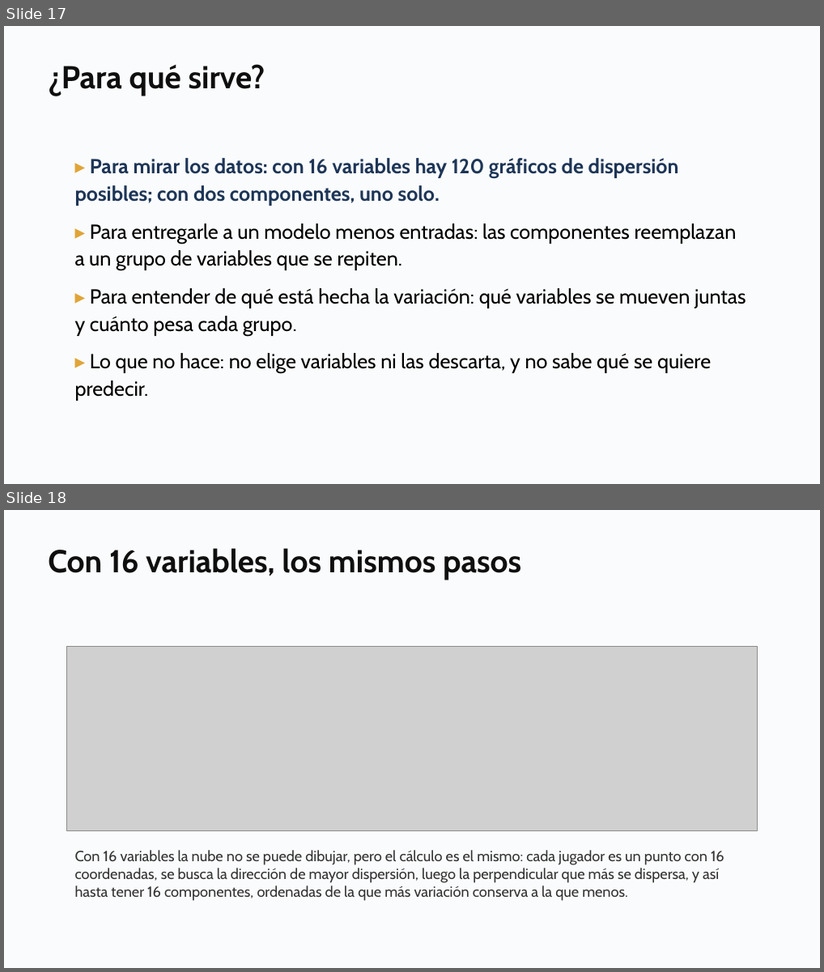
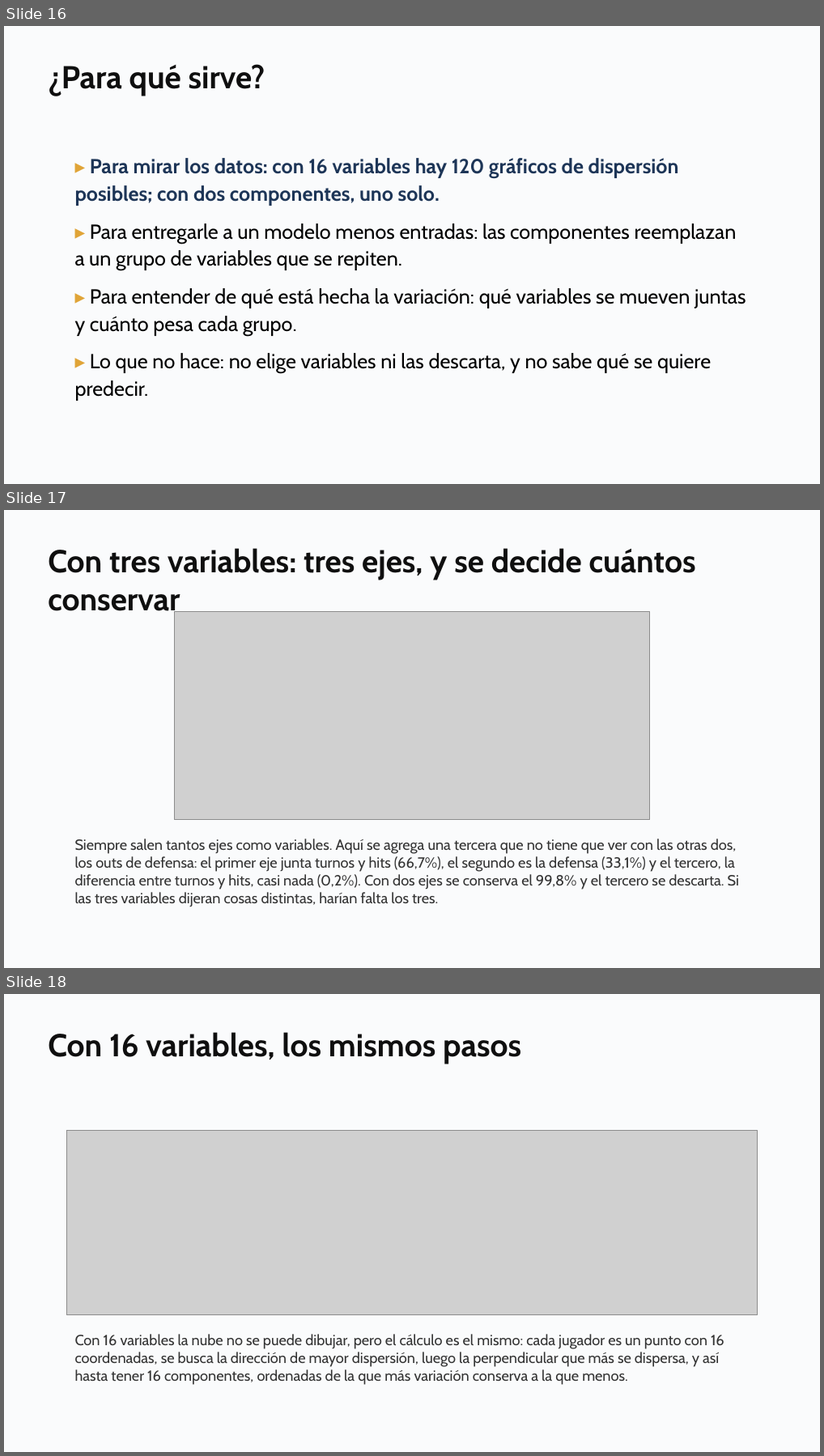
Before and after one commit to daniopitz/diplomado-cdd, a slide deck: presentaciones/clase08_componentes_principales.pptx. Shown one above the other, each under a label of ours: slides 17 and 18 before the commit, slides 16, 17 and 18 after it. The pictures are 824x972 and 824x1456 pixels, drawn with LibreOffice and Linux fonts; fonts in the diff are those of the drawing; grey boxes stand for pictures. Boxes give left, top, right and bottom in pixels: in the first picture for what was removed or moved away, otherwise in the second. Text is boxed around its words. In the diff, an @@ line names an element or a change of style, - is before the commit and + after.

```diff
--- a/presentaciones/clase08_componentes_principales.pptx
+++ b/presentaciones/clase08_componentes_principales.pptx
@@ slide 17 added at [4,510,820,968], background #FFFFFF @@
@@ rectangle added at [4,510,820,968], fill #FAFBFC @@
@@ text added at [48,548,697,619], 28 pt, text #0F0F0F, bold @@
+Con tres variables: tres ejes, y se decide cuántos conservar
@@ picture added at [175,612,650,820] @@
@@ text added at [75,839,739,908], 13 pt, text #333333 @@
+Siempre salen tantos ejes como variables. Aquí se agrega una tercera que no tiene que ver con las otras dos, los outs de defensa: el primer eje junta turnos y hits (66,7%), el segundo es la defensa (33,1%) y el tercero, la diferencia entre turnos y hits, casi nada (0,2%). Con dos ejes se conserva el 99,8% y el tercero se descarta. Si las tres variables dijeran cosas distintas, harían falta los tres.
@@ what was slide 17 is now slide 16 @@
```
Also in this commit, not shown: 2 slides changed, 1 other slide added, 1 slide removed, 3 other files.
